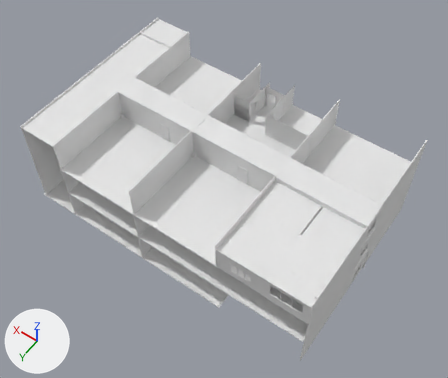
The FBX model Assets/Model/EnvironmentModel/Horror game Apartment.fbx, before and after one commit.
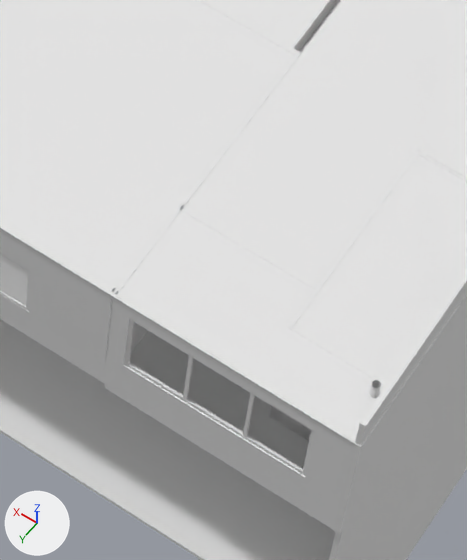
Old and new are each drawn whole from a camera (50 mm lens) standing at (-23.4, 31.5, 55.6) and looking at (-0.2, -1.0, 4.5) and again close up on the part from 55% to 74% of the width and 60% to 87% of the height. Arrows for +X, +Y and +Z are at lower left; the lights stay in place. The older version's two pictures come first. Where no turn or scale is listed for an object, it has been applied to the vertices.

Names of what the first close-up shows: 'Plane.020', 'Wall001'.
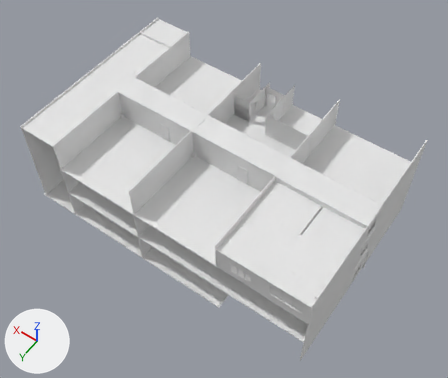
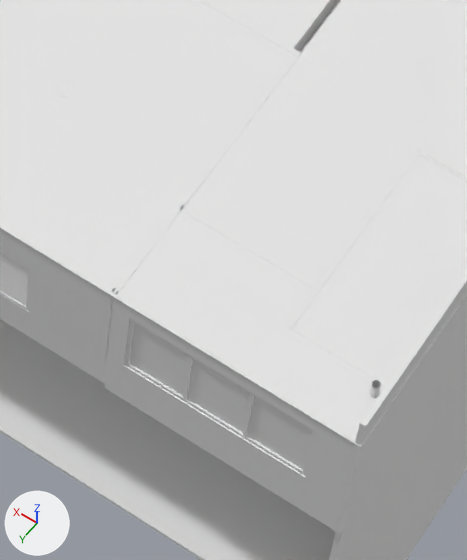
Location of each change, [x1, y1, x2, y2] in pixels of the close-ups (467 x 560 px):
```json
{"object": "Wall001.001", "change": "added", "after": [130, 322, 311, 470]}
```

Scene script edits in JSON lines:
```json
{"op": "add", "block": "me_plane_001", "code": ["me_plane_001 = bpy.data.meshes.new('Plane.001')", "me_plane_001.from_pydata([(-14.98, 8.56, 10.16), (-11.8, 8.56, 10.16), (-14.98, 8.56, 8.79), (-11.8, 8.56, 8.79), (-12.87, 8.56, 8.79), (-12.81, 8.56, 8.79), (-13.97, 8.56, 8.79), (-13.91, 8.56, 8.79), (-13.91, 8.56, 10.16), (-13.97, 8.56, 10.16), (-12.81, 8.56, 10.16), (-12.87, 8.56, 10.16)], [], [(1, 10, 5, 3), (7, 4, 11, 8), (0, 9, 6, 2)])", "me_plane_001.materials.append(mat_tewroom)  # white #e7e7e7"]}
{"op": "add", "block": "ob_wall001_001", "code": ["ob_wall001_001 = bpy.data.objects.new('Wall001.001', me_plane_001)", "ob_wall001_001.location = (0.0, 0.03, 0.0)"]}
```
